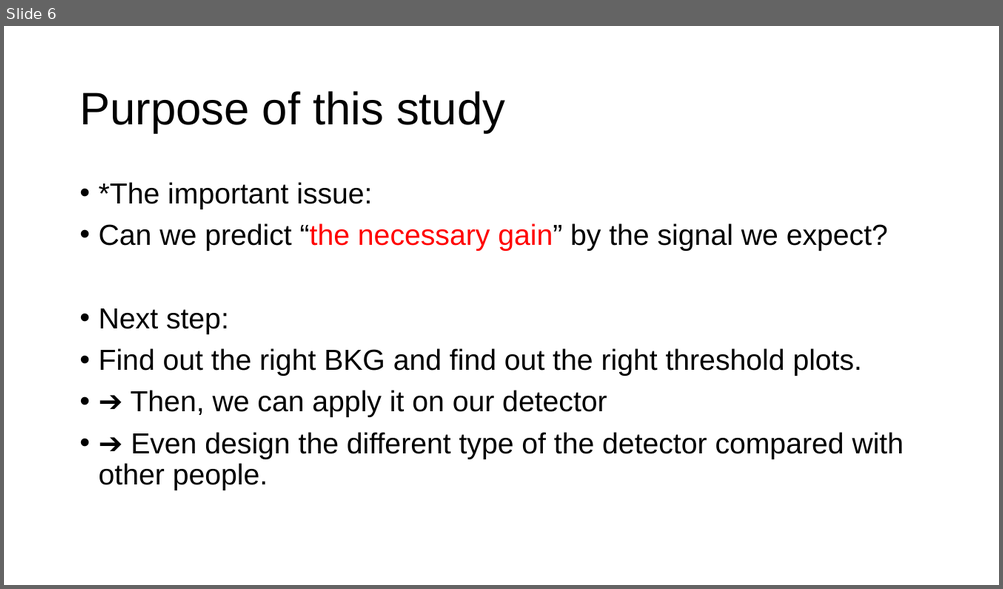
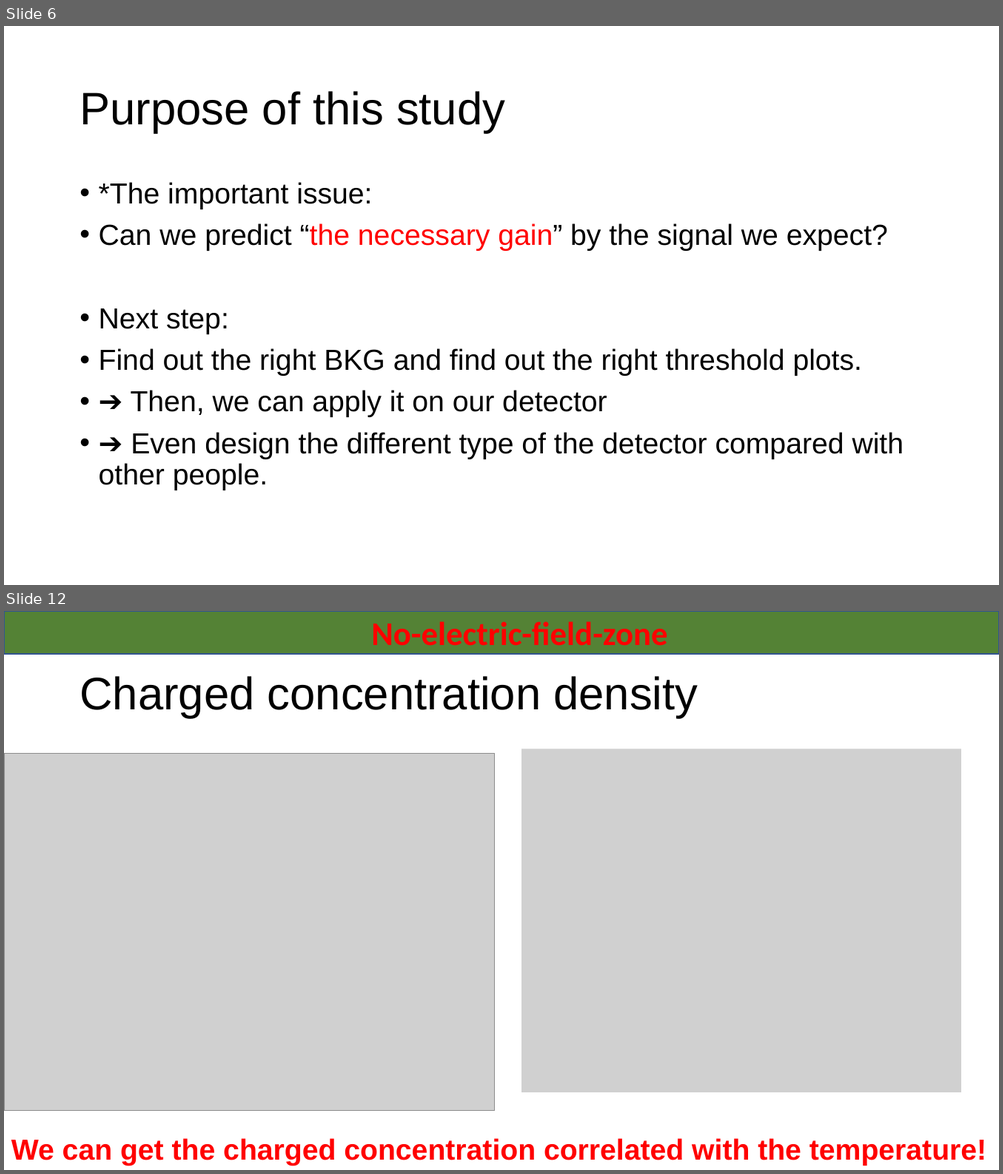
Before and after one commit to chihyeh/IoPAS_GeIA, a slide deck: Report/Signal_threshold_prediction.pptx. Shown one above the other, each under a label of ours: slide 6 before the commit, slides 6 and 12 after it; the slides between them are not shown. The pictures are 1003x589 and 1003x1174 pixels, drawn with LibreOffice and Linux fonts; fonts in the diff are those of the drawing; grey boxes stand for pictures. Boxes give left, top, right and bottom in pixels: in the first picture for what was removed or moved away, otherwise in the second. Text is boxed around its words. In the diff, an @@ line names an element or a change of style, - is before the commit and + after.

```diff
--- a/Report/Signal_threshold_prediction.pptx
+++ b/Report/Signal_threshold_prediction.pptx
@@ slide 12 added at [4, 611, 999, 1170], background #FFFFFF @@
@@ rectangle added at [4, 611, 999, 654], fill #548235, outline #325491 1 pt @@
@@ text added at [371, 621, 667, 654], 32 pt, text #FF0000, bold @@
+No-electric-field-zone
@@ title added at [79, 676, 697, 718], 44 pt, text #000000 @@
+Charged concentration density
@@ picture added at [4, 754, 494, 1112] @@
@@ picture added at [522, 749, 962, 1093] @@
@@ text added at [11, 1139, 986, 1166], 28 pt, text #FF0000, bold @@
+We can get the charged concentration correlated with the temperature!
```
Also in this commit, not shown: 8 other slides added, 7 other files.
